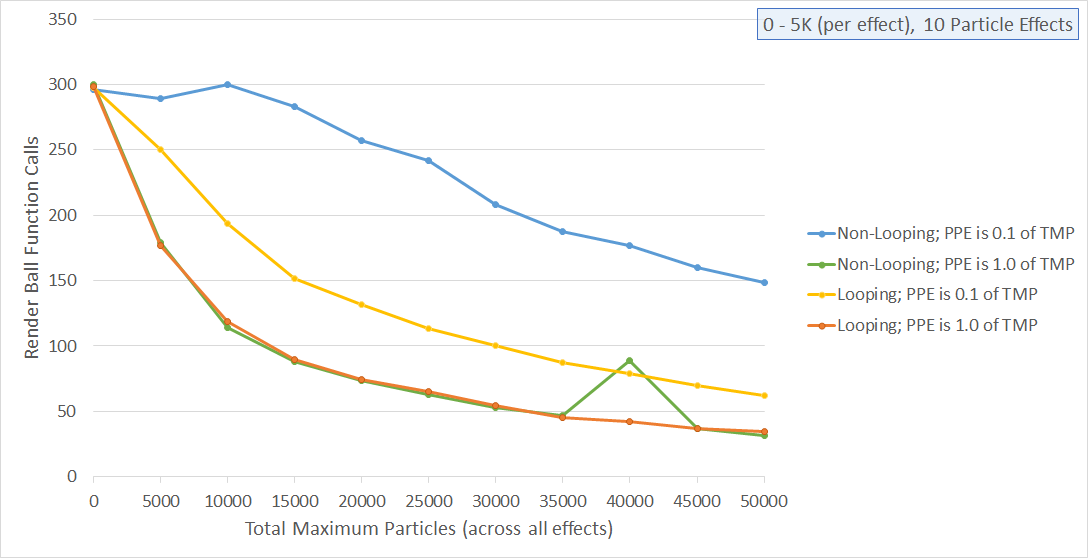
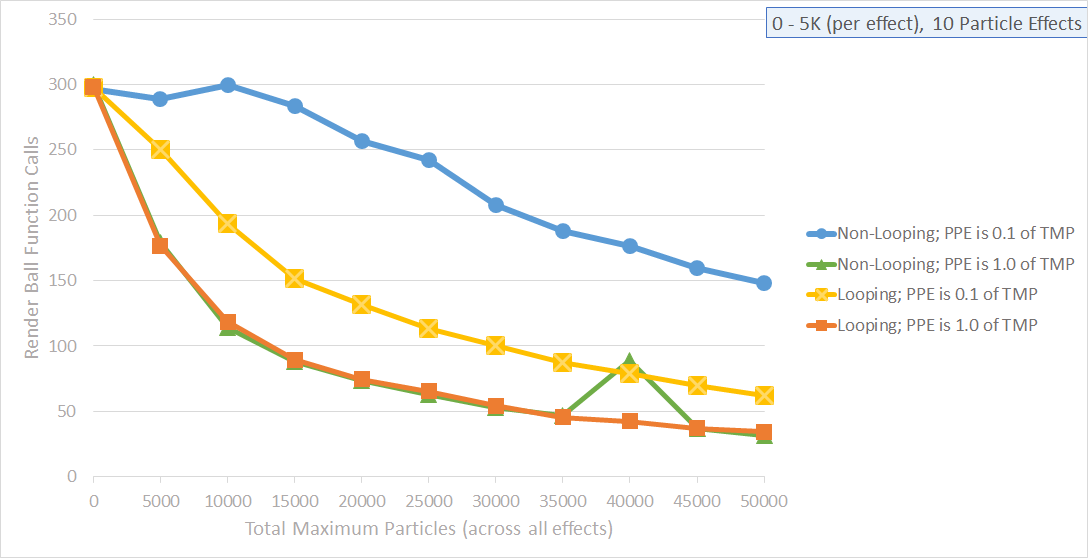
Two versions of the same layered image (1088 x 558). Layer-by-layer changes:
added layer "Layer 3" above "Layer 2" over (23, 7, 1087, 539)
added layer "Layer 2" above "Layer 1" over (23, 7, 1087, 539)
